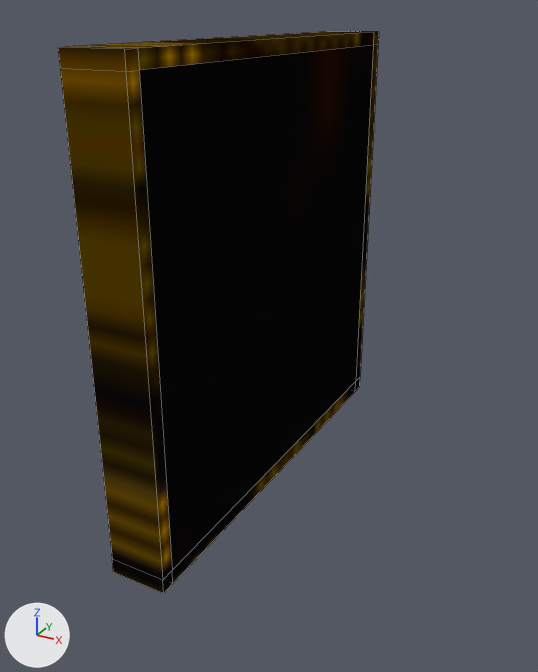
A saved change to the Blender file Assets/Models/switch_broken1.blend.
The view is the same before and after, from a camera (50 mm lens) standing at (0.466, -0.892, 0.352) and looking at (0.004, -0.053, -0.067). Every picture has the same lights, and +X, +Y and +Z are marked at lower left. The older version comes first. Mesh edges are drawn as thin lines. The same objects are shown in both versions, whatever each file hides.

The scene before the commit, as lines of its bpy script (objects in view):
```python
me_bsp_model_79_mesh_059 = bpy.data.meshes.new('bsp_model_79_mesh.059')
me_bsp_model_79_mesh_059.from_pydata(...)  # 36 vertices, 34 faces; spans x -2.0..0.0, y -8.0..8.0, z -8.0..8.0
me_bsp_model_79_mesh_059.materials.append(mat_pnl3_ded)  # picture img_pnl3_ded
ob_switch_broken1_mesh = bpy.data.objects.new('switch_broken1_mesh', me_bsp_model_79_mesh_059)
ob_switch_broken1_mesh.location = (0.0, 0.0, 0.0)
ob_switch_broken1_mesh.scale = (0.0398, 0.0398, 0.0398)
```
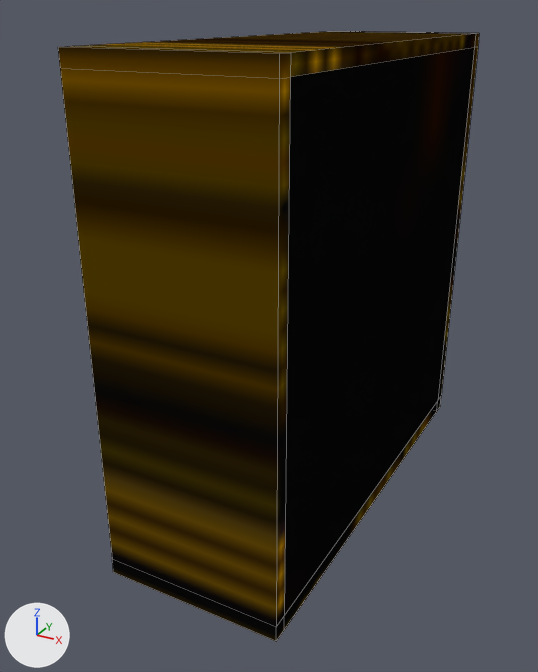
Patch to the scene script:
```diff
--- a/Assets/Models/switch_broken1.blend.py
+++ b/Assets/Models/switch_broken1.blend.py
@@ me_bsp_model_79_mesh_059 @@
 # used by ob_switch_broken1_mesh; location = (0.0, 0.0, 0.0); scale = (0.0398, 0.0398, 0.0398)
-me_bsp_model_79_mesh_059.from_pydata(...)  # 36 vertices, 34 faces; spans x -2.0..0.0, y -8.0..8.0, z -8.0..8.0
+me_bsp_model_79_mesh_059.from_pydata(...)  # 36 vertices, 34 faces; spans x -2.0..4.0, y -8.0..8.0, z -8.0..8.0
+# me_bsp_model_79_mesh_059 part 1: all 16 vertices in x 0.0, y -8.0..8.0, z -8.0..8.0 are moved by (4.0, 0.0, 0.0)
 me_bsp_model_79_mesh_059.materials.append(mat_pnl3_ded)
```

Where the change shows, as pixel boxes [x1, y1, x2, y2] in the pictures (538 x 672 px):
'switch_broken1_mesh', reshaped (31% wider, 8% taller)
    before: [58, 31, 379, 594]
    after: [58, 31, 479, 641]
